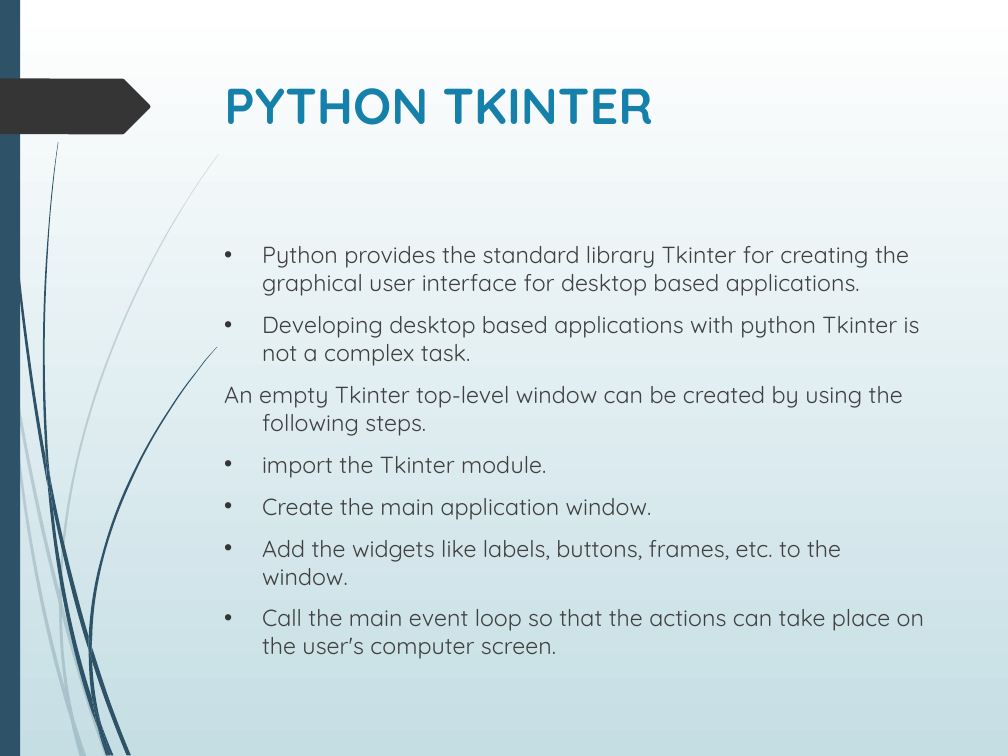
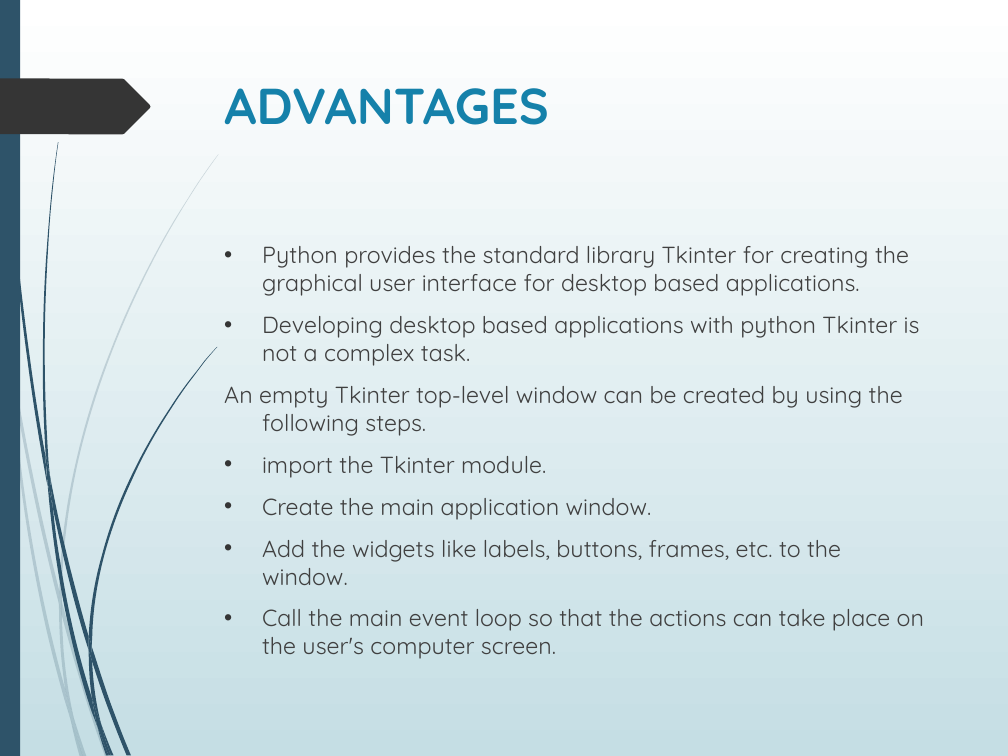
Before and after one commit to aayushi20221/Cloud-Based-Buss-Pass-System, a slide deck: slide 7 of ppt.pptx. Drawn at 1008x756 pixels with LibreOffice and Linux fonts; fonts in the diff are those of the drawing. Boxes give left, top, right and bottom in pixels: in the first picture for what was removed or moved away, otherwise in the second. Text is boxed around its words. In the diff, an @@ line names an element or a change of style, - is before the commit and + after.

```diff
--- a/ppt.pptx
+++ b/ppt.pptx
@@ title at (x1=224, y1=88, x2=548, y2=125): text changed @@
-PYTHON TKINTER
+ADVANTAGES
```
Also in this commit, not shown: 1 other slide changed, 1 slide added, 1 slide removed.
